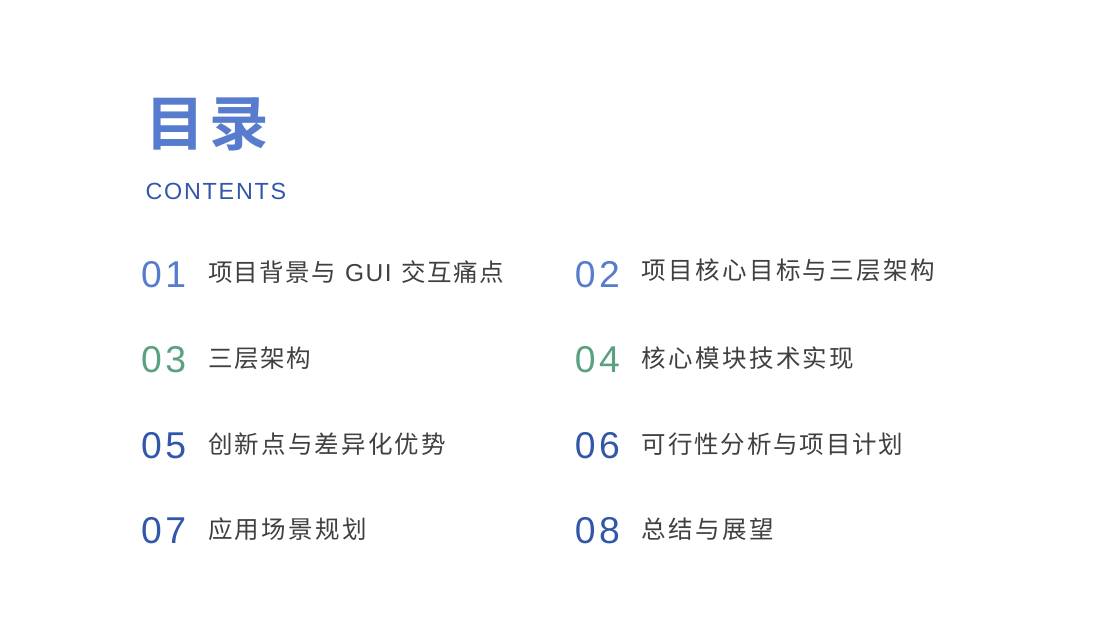
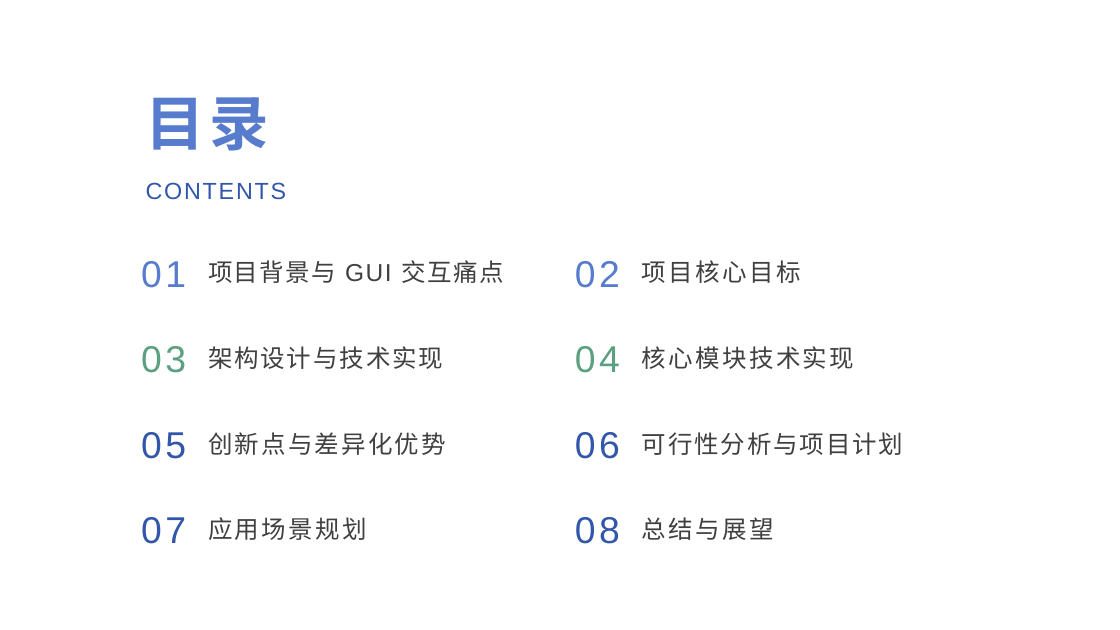
Before and after one commit to 221240008/2025_AI_projrct, a slide deck: slide 2 of 中期展示.pptx. Drawn at 1120x630 pixels with LibreOffice and Linux fonts; fonts in the diff are those of the drawing. Boxes give left, top, right and bottom in pixels: in the first picture for what was removed or moved away, otherwise in the second. Text is boxed around its words. In the diff, an @@ line names an element or a change of style, - is before the commit and + after.

Commit message:
修改中期展示（除技术实现部分）

```diff
--- a/中期展示.pptx
+++ b/中期展示.pptx
@@ text at [642, 260, 801, 283]: text changed @@
-项目核心目标与三层架构
+项目核心目标
@@ text at [208, 346, 443, 369]: text changed @@
-三层架构
+架构设计与技术实现
```
Also in this commit, not shown: 11 other slides changed, 2 other files.
